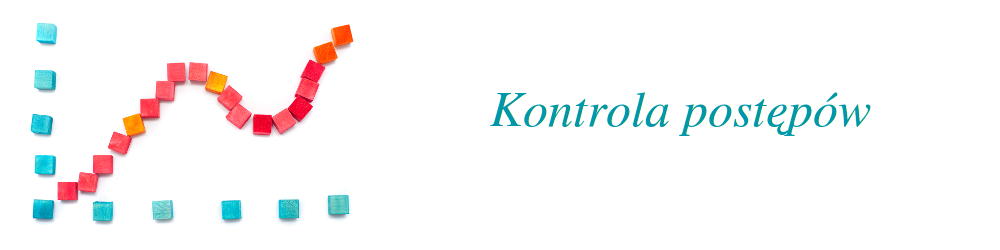
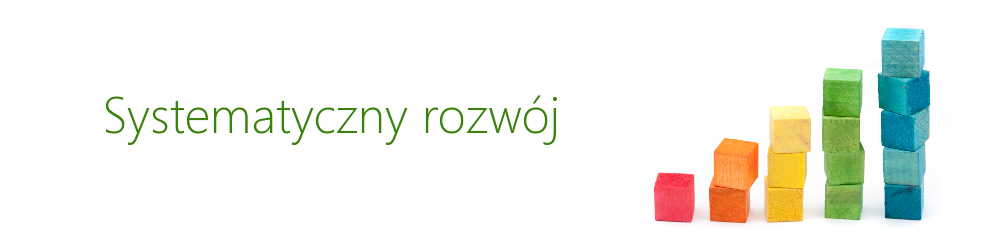
Layers edited between the first and the second 1000×250 image:
hid "Wklejona warstwa #3" over [30, 0, 382, 227]
renamed "Kontrola postępów #1" to "Kontrola postępów", hid it, painted on it over [490, 92, 884, 145]
showed "Wklejona warstwa" over [620, 24, 951, 230]
showed "Systematyczny rozwój", painted on it over [106, 92, 557, 145]
